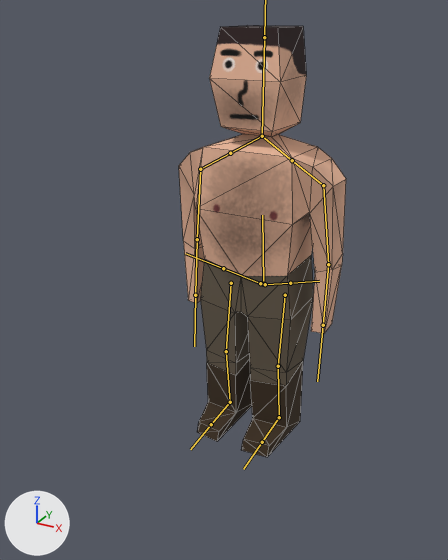
A saved change to the FBX model Hololens2.0/Assets/Models/Characters/character.fbx.
One viewpoint serves both versions: a 50 mm lens placed at (0.833, -1.692, 1.408), pointed at (-0.026, -0.13, 0.626). The lights are fixed; the arrows at lower left show +X, +Y and +Z. Both versions are drawn at frame 1 of the action 'Armature|Idle_Head_Move'; the numbers are the values there. The bones that bend it are drawn over the model as lines. Mesh edges are drawn as thin lines.

Names of what the first picture shows: 'Character'.
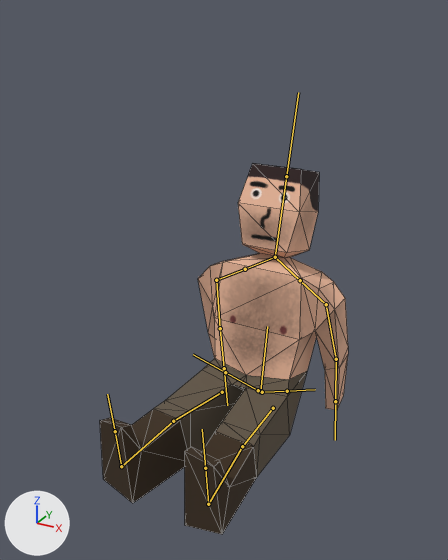
What the commit changed:
Bone 'spine' (bone_spine) moves from (0.0, 0.0, 0.0) to (0.0, -0.441, 0.035).
Bone 'spine' (bone_spine) turns from (0, 0, 0) to (-15, 0, 0) degrees about its own x, y and z.
Bone 'upper_arm.L' (bone_upper_arm_l) turns from (-4, 0, -2) to (-31, 1, -11) degrees about its own x, y and z.
Bone 'thigh.L' (bone_thigh_l) moves from (0.0, 0.0, 0.0) to (0.0, 0.009, -0.068).
Bone 'thigh.L' (bone_thigh_l) turns from (0, 0, 0) to (-71, -2, -1) degrees about its own x, y and z.
Bone 'shin.L' (bone_shin_l) turns from (0, 0, 0) to (-2, 0, 0) degrees about its own x, y and z.
Bone 'upper_arm.R' (bone_upper_arm_r) turns from (-4, -1, 1) to (-31, -1, 11) degrees about its own x, y and z.
Bone 'thigh.R' (bone_thigh_r) moves from (0.0, 0.0, 0.0) to (0.0, 0.009, -0.068).
Bone 'thigh.R' (bone_thigh_r) turns from (0, 0, 0) to (-71, 10, 4) degrees about its own x, y and z.
Bone 'shin.R' (bone_shin_r) turns from (0, 0, 0) to (-2, 0, 0) degrees about its own x, y and z.

Where the change shows, as pixel boxes [x1, y1, x2, y2] in the pictures (448 x 560 px):
'Character', posed (48% wider, 14% shorter)
    before: [179, 25, 346, 457]
    after: [100, 163, 348, 534]
bone 'spine', root to tip
    before: (263, 284) to (262, 215)
    after: (260, 391) to (267, 326)
bone 'upper_arm.L', root to tip
    before: (323, 185) to (328, 264)
    after: (326, 304) to (336, 359)
bone 'thigh.L', root to tip
    before: (285, 295) to (278, 366)
    after: (273, 408) to (242, 446)
bone 'shin.L', root to tip
    before: (278, 366) to (279, 417)
    after: (242, 446) to (208, 504)
bone 'upper_arm.R', root to tip
    before: (200, 169) to (197, 239)
    after: (216, 280) to (220, 328)
bone 'thigh.R', root to tip
    before: (231, 283) to (226, 351)
    after: (222, 392) to (173, 421)
bone 'shin.R', root to tip
    before: (226, 351) to (230, 402)
    after: (173, 421) to (121, 466)
